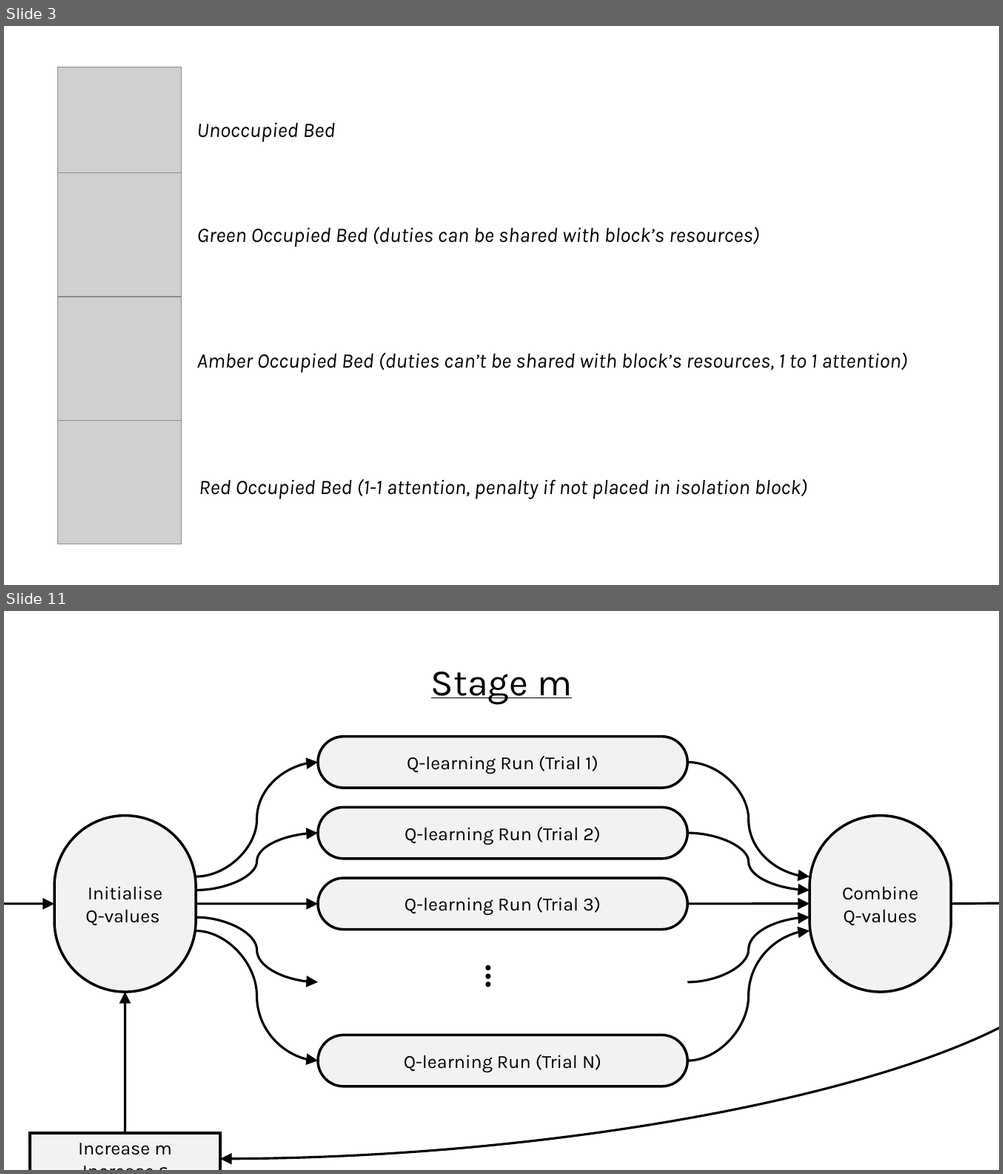
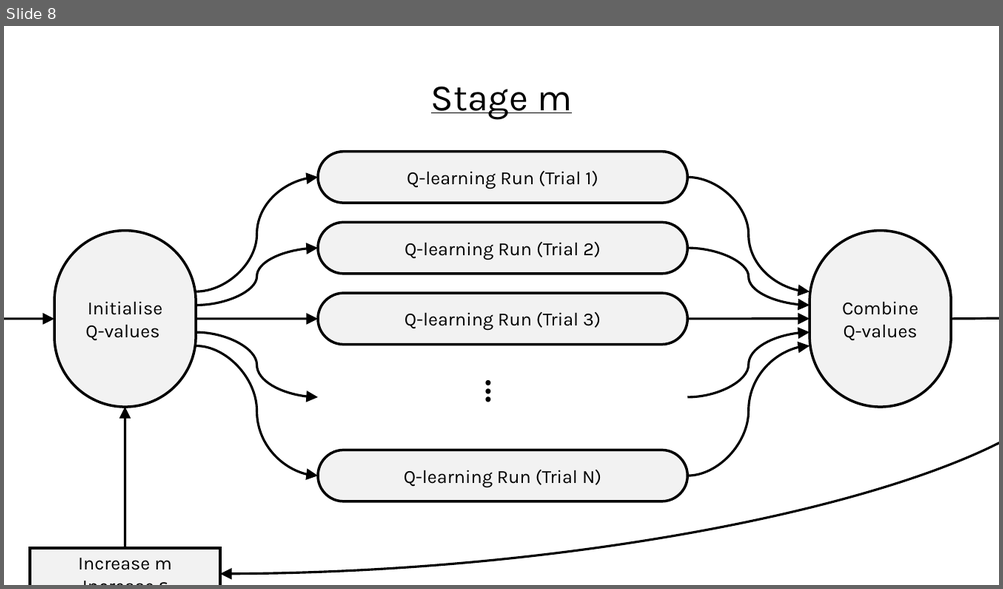
Before and after one commit to geraintpalmer/bed_moves_policy, a slide deck: images/images.pptx. Shown one above the other, each under a label of ours: slides 3 and 11 before the commit, slide 8 after it; the slides between them are not shown. The pictures are 1003x1174 and 1003x589 pixels, drawn with LibreOffice and Linux fonts; fonts in the diff are those of the drawing; grey boxes stand for pictures. Boxes give left, top, right and bottom in pixels: in the first picture for what was removed or moved away, otherwise in the second. Text is boxed around its words. In the diff, an @@ line names an element or a change of style, - is before the commit and + after.

```diff
--- a/images/images.pptx
+++ b/images/images.pptx
@@ slide 3 removed at (4,26,999,585), background #FFFFFF @@
@@ picture removed at (58,67,182,191) @@
@@ text removed at (196,122,336,142) @@
-Unoccupied Bed
@@ picture removed at (58,173,182,297) @@
@@ text removed at (197,227,760,247) @@
-Green Occupied Bed (duties can be shared with block’s resources)
@@ picture removed at (58,298,182,421) @@
@@ text removed at (197,352,907,373) @@
-Amber Occupied Bed (duties can’t be shared with block’s resources, 1 to 1 attention)
@@ picture removed at (58,420,182,545) @@
@@ text removed at (199,480,808,500) @@
-Red Occupied Bed (1-1 attention, penalty if not placed in isolation block)
@@ what was slide 11 is now slide 8 @@
```
Also in this commit, not shown: 7 slides added, 9 other slides removed, 14 other files.
